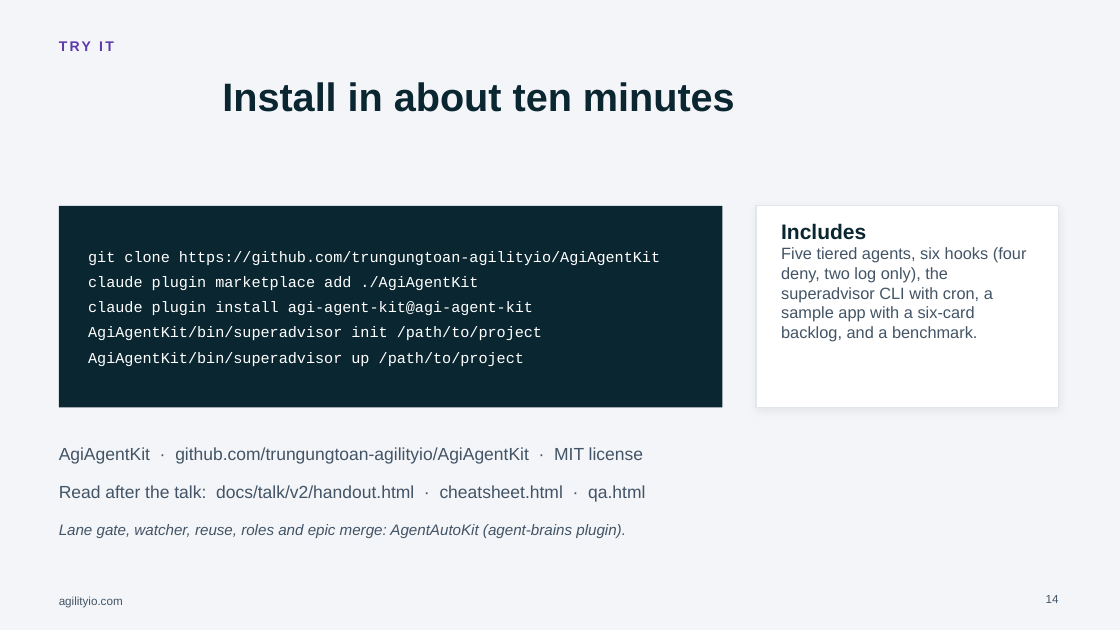
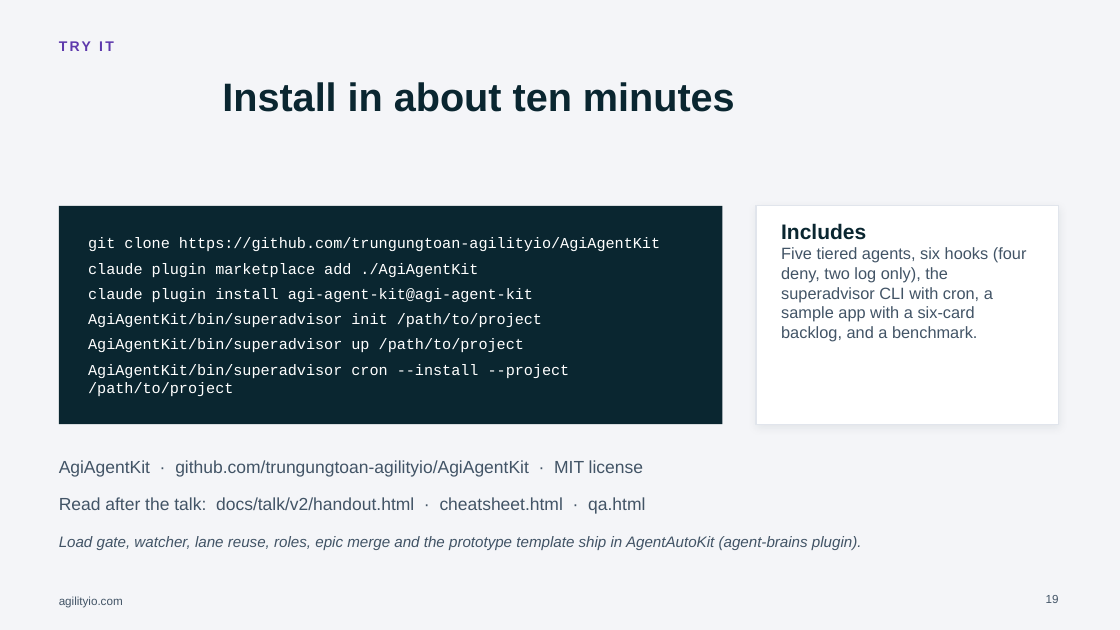
Before and after one commit to trungungtoan-agilityio/AgiAgentKit, a slide deck: slide 19 of docs/talk/v2/Session-Superadvisor-V2-AgilityIO.pptx (slide 14 before the commit). Drawn at 1120x630 pixels with LibreOffice and Linux fonts; fonts in the diff are those of the drawing; background and template pictures are left out. Boxes give left, top, right and bottom in pixels: in the first picture for what was removed or moved away, otherwise in the second. Text is boxed around its words. In the diff, an @@ line names an element or a change of style, - is before the commit and + after.

```diff
--- a/docs/talk/v2/Session-Superadvisor-V2-AgilityIO.pptx
+++ b/docs/talk/v2/Session-Superadvisor-V2-AgilityIO.pptx
@@ rectangle "git clone https://github.com/trungungtoan-agilityio/AgiAgent ...": place and size @@
-rectangle "git clone https://github.com/trungungtoan-agilityio/AgiAgent ..." at <box>59,206,723,408</box>
+rectangle "git clone https://github.com/trungungtoan-agilityio/AgiAgent ..." at <box>59,206,723,424</box>
@@ rectangle: place and size @@
-rectangle at <box>756,206,1059,408</box>
+rectangle at <box>756,206,1059,424</box>
@@ text in rectangle at <box>88,364,570,396</box>: paragraph added @@
+AgiAgentKit/bin/superadvisor cron --install --project /path/to/project
@@ text "AgiAgentKit · github.com/trungungtoan-agilityio/AgiAgentKit  ...": place and size @@
-text "AgiAgentKit · github.com/trungungtoan-agilityio/AgiAgentKit  ..." at <box>59,447,643,464</box>
+text "AgiAgentKit · github.com/trungungtoan-agilityio/AgiAgentKit  ..." at <box>59,460,643,477</box>
@@ text "Read after the talk: docs/talk/v2/handout.html ...": place and size @@
-text "Read after the talk: docs/talk/v2/handout.html ..." at <box>59,485,645,502</box>
+text "Read after the talk: docs/talk/v2/handout.html ..." at <box>59,497,645,514</box>
@@ text at <box>59,536,862,550</box>: text changed @@
-Lane gate, watcher, reuse, roles and epic merge: AgentAutoKit (agent-brains plugin).
+Load gate, watcher, lane reuse, roles, epic merge and the prototype template ship in AgentAutoKit (agent-brains plugin).
@@ page number at <box>1046,595,1059,603</box>: text changed @@
-14
+19
```
Also in this commit, not shown: 11 other slides changed, 7 slides added, 2 slides removed, 11 other files.
